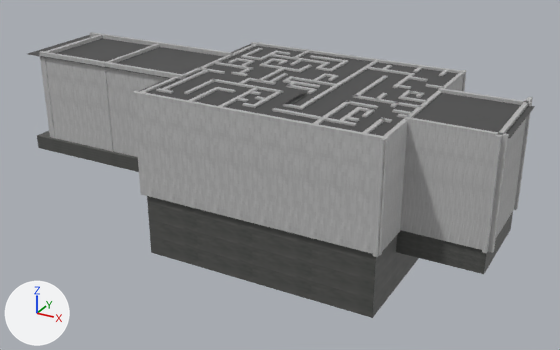
Renders of the glTF model scena1/scene.gltf from each side of a commit.
One viewpoint serves both versions: a camera (50 mm lens) standing at (300.0, -313.0, 157.0) and looking at (121.0, 12.0, -5.0). The axes (+X, +Y, +Z) are drawn at lower left. The lights are the same throughout. The first picture is the older version. Where no turn or scale is listed for an object, it has been applied to the vertices. Vertices at exactly the same position are counted once.

The scene before the commit, as lines of its bpy script (objects in view):
```python
ob_cube_002 = bpy.data.objects.new('Cube.002', me_cube_002)
ob_cube_002.location = (217.4, 6.3, -8.3)
ob_floor_003 = bpy.data.objects.new('Floor.003', me_floor_003)
ob_floor_003.location = (219.3, 5.2, 47.0)
ob_wall_013 = bpy.data.objects.new('Wall.013', me_wall_109)
ob_wall_013.location = (137.2, -43.0, 22.2)
ob_wall_096 = bpy.data.objects.new('Wall.096', me_wall_112)
ob_wall_096.location = (237.2, 7.6, 22.3)
ob_wall_097 = bpy.data.objects.new('Wall.097', me_wall_113)
ob_wall_097.location = (218.2, 28.2, 22.3)
ob_wall_098 = bpy.data.objects.new('Wall.098', me_wall_114)
ob_wall_098.location = (219.1, -17.4, 22.3)
# also in view: 'Wall.001' at (31.0, -5.0, 22.0); 'Floor.002' at (136.0, 11.0, 47.0); 'Cube' at (28.0, 10.0, -4.0); 'Cube.001' at (137.0, 10.0, -19.0); 'Wall.005' at (137.0, 63.0, 22.0)
```
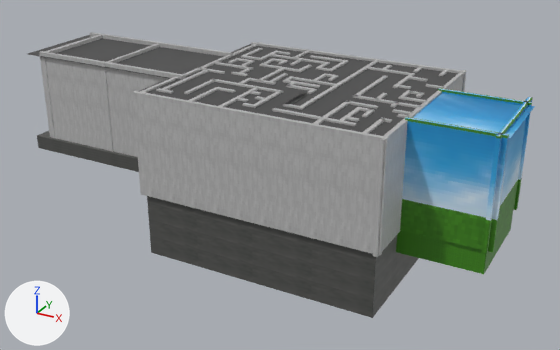
Where the change shows, as pixel boxes [x1, y1, x2, y2] in the pictures (560 x 350 px):
'Wall.098', surface changed
    both: [400, 117, 509, 252]
'Floor.003', surface changed (grey to blue)
    both: [413, 93, 535, 139]
'Cube.002', surface changed
    both: [396, 212, 513, 274]
'Wall.096', surface changed
    both: [482, 97, 533, 254]
'Wall.097', surface changed
    both: [438, 88, 532, 210]

What changed in the scene script:
```text
Add img_nebo_vrh:
    img_nebo_vrh = load_image('nebo vrh', 'nebo vrh.png', 32, 32, 'sRGB')
Add img_nebo:
    img_nebo = load_image('nebo', 'nebo.png', 32, 32, 'sRGB')
Add img_trava:
    img_trava = load_image('trava', 'trava.png', 32, 32, 'sRGB')
Change mat_material_004:
    mat_material_004.texture: img_boljsatla -> img_trava
Change mat_wall_112:
    mat_wall_112.texture: img_stene -> img_nebo
Change mat_wall_113:
    mat_wall_113.texture: img_stene -> img_nebo
Change mat_wall_114:
    mat_wall_114.texture: img_stene -> img_nebo
Change mat_floor_003:
    mat_floor_003.texture: img_floor -> img_nebo_vrh
Change me_wall_114:
    where me_wall_114.from_pydata(...)  # 8 vertices, 12 faces; spans x -21.3..21.3, y -1.2..1.2, z -26.2..26.2
    used by ob_wall_098; location = (219.1, -17.4, 22.3)
    me_wall_114 part 1: texture (UV) coordinates of 12 of 12 faces, centred in x -21.3..21.3, y -1.1..1.1, z -26.2..26.2, changed; they spanned u 0.0..22.0, v -1.0..2.0 and now span u 0.0..1.95, v -0.98..2.02
Change me_floor_003:
    where me_floor_003.from_pydata(...)  # 4 vertices, 2 faces; spans x -21.9..21.9, y -22.6..22.6, z 0.0
    used by ob_floor_003; location = (219.3, 5.2, 47.0)
    me_floor_003 part 2: texture (UV) coordinates of 2 of 2 faces, centred in x -7.3..7.3, y -7.5..7.5, z 0.0, changed; they spanned u 0.0..10.0, v 0.0..10.0 and now span u 0.01..1.01, v -0.01..0.99
```
